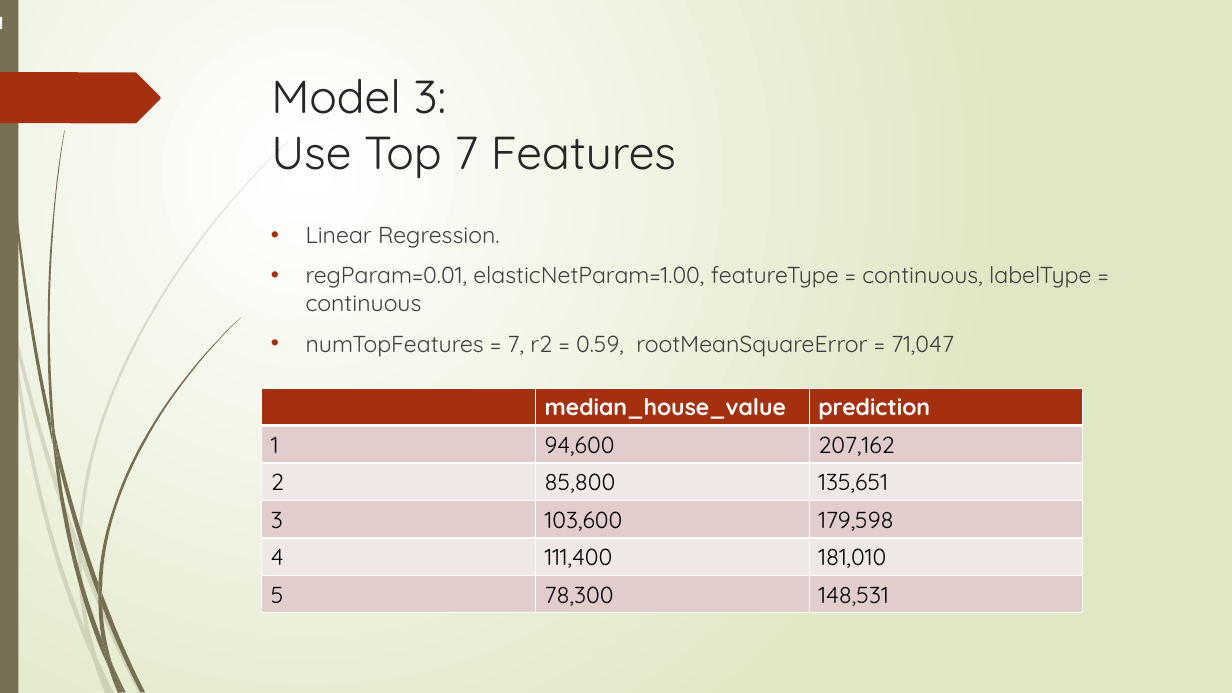
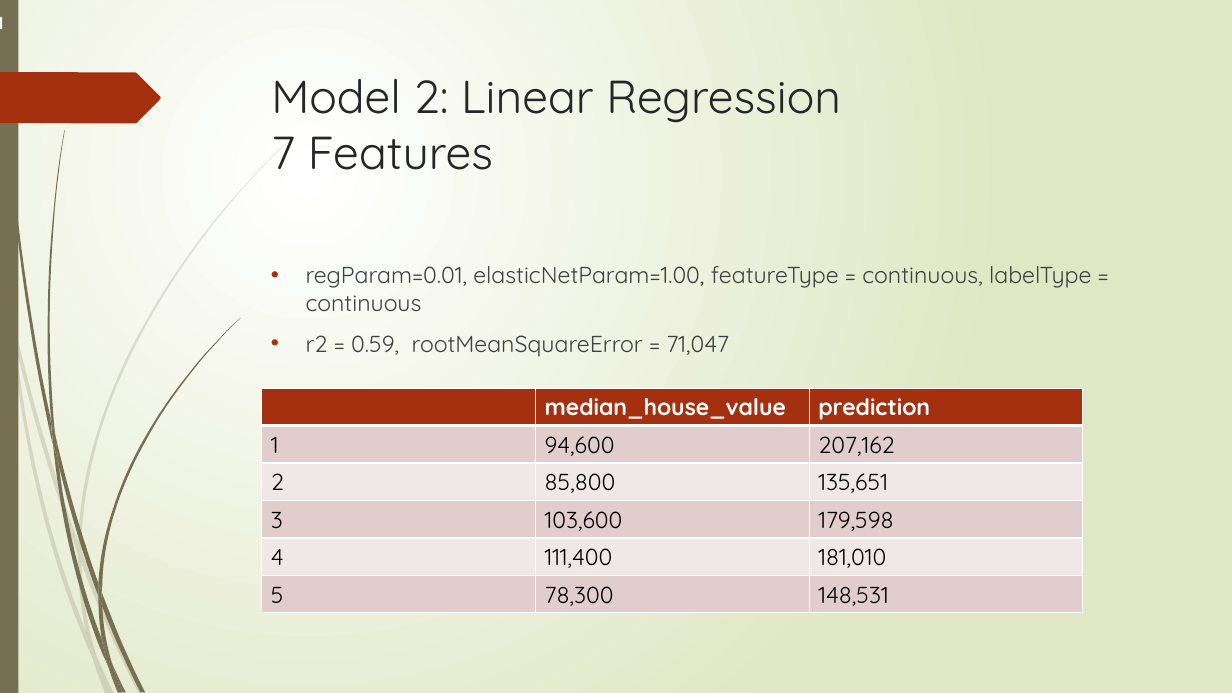
Before and after one commit to Flying-Bananasuar/MachineLearning, a slide deck: slide 16 of Predicting California Housing Price.pptx (slide 19 before the commit). Drawn at 1232x693 pixels with LibreOffice and Linux fonts; fonts in the diff are those of the drawing. Boxes give left, top, right and bottom in pixels: in the first picture for what was removed or moved away, otherwise in the second. Text is boxed around its words. In the diff, an @@ line names an element or a change of style, - is before the commit and + after.

```diff
--- a/Predicting California Housing Price.pptx
+++ b/Predicting California Housing Price.pptx
@@ title at (271,79,841,170): text changed @@
-Model 3:
-Use Top 7 Features
+Model 2: Linear Regression
+7 Features
@@ text at (306,227,500,248): paragraph removed @@
-• Linear Regression.
@@ text at (306,335,730,357): text changed @@
-• numTopFeatures = 7, r2 = 0.59, rootMeanSquareError = 71,047
+• r2 = 0.59, rootMeanSquareError = 71,047
```
Also in this commit, not shown: 16 other slides changed, 2 slides removed.
